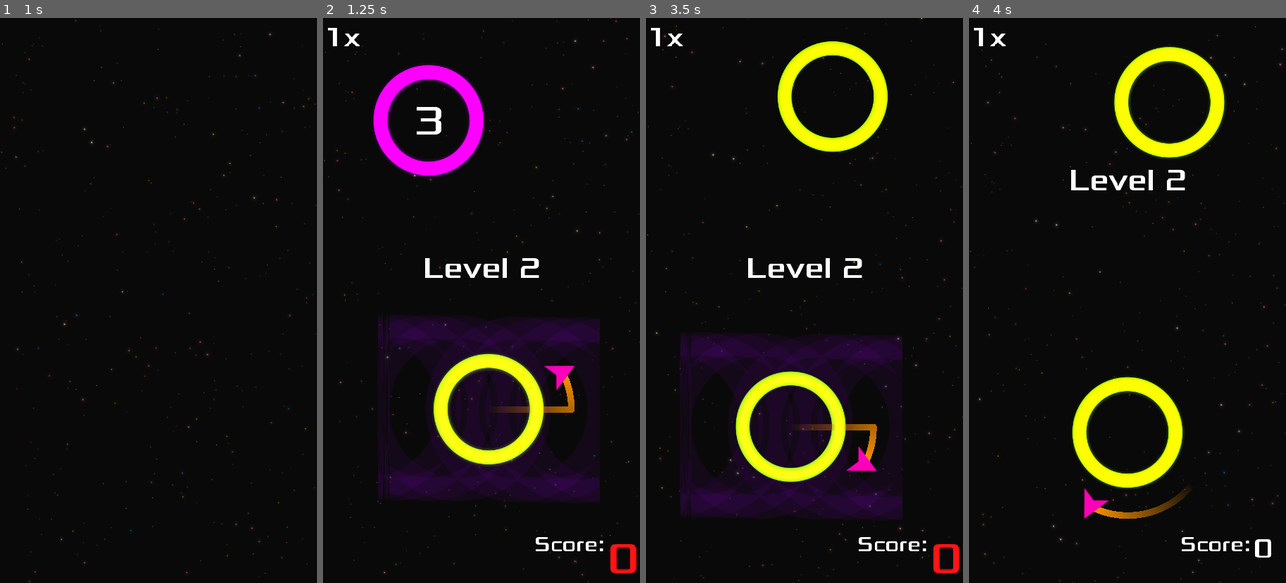
Above: before the commit, frames 1-4 (left to right).
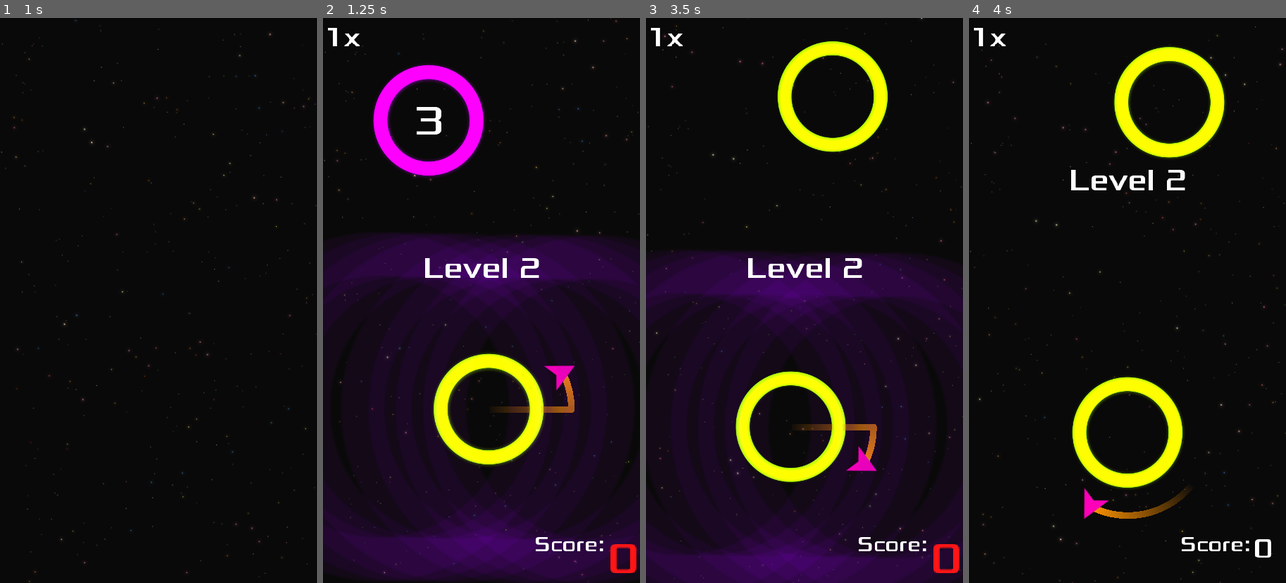
Above: after the commit, the same moments.

Repository: iustin-nita/Godot-Mobile-Game
Game: Godot game, scene res://Main.tscn
The game is run twice, just before and just after one commit, with the same random seed, the same clock (stepped at 60 frames per second) and the same inputs.
Inputs (mouse positions are in pixels of both pictures, inside the frame that each line leads up to):
- Up to frame 1 (1 s): click (107, 283) at 0.5 s
- Up to frame 2 (1.25 s): no input
- Up to frame 3 (3.5 s): move the mouse to (874, 272) at 1.27 s; hold Right (ui_right) 1.28-2.03 s; click (874, 272) at 1.42 s; move the mouse to (741, 328) at 2.02 s; hold Down (ui_down) 2.03-2.75 s; click (855, 554) at 2.75 s
- Up to frame 4 (4 s): move the mouse to (1159, 176) at 3.52 s; hold Right (ui_right) from 3.53 s (still down)

Frame 1 is identical in both runs. In frame 2, 30% of the frame differs, in the area x 0-100%, y 38-100%; in frame 3, 28%; in frame 4, nothing differs.

Commit message:
tweak blur

Diff:
--- a/objects/Circle.tscn
+++ b/objects/Circle.tscn
@@ -38,7 +38,7 @@
 shader_param/color = Color( 0.454902, 0, 0.721569, 1 )
 shader_param/angle_degrees = 0.848
 shader_param/Samples = 8
-shader_param/strength = 1.0
+shader_param/strength = 0.1461
 shader_param/noise = ExtResource( 2 )
 
 [sub_resource type="CircleShape2D" id=4]
@@ -53,10 +53,10 @@
 tracks/0/imported = false
 tracks/0/enabled = true
 tracks/0/keys = {
-"times": PoolRealArray( 0, 0.3, 0.5 ),
-"transitions": PoolRealArray( 4.14106, 4.14106, 1 ),
-"update": 0,
-"values": [ Vector2( 1, 1 ), Vector2( 1.6, 1.6 ), Vector2( 0, 0 ) ]
+"times": PoolRealArray( 0, 0.5 ),
+"transitions": PoolRealArray( 4.14106, 1 ),
+"update": 0,
+"values": [ Vector2( 2, 2 ), Vector2( 0, 0 ) ]
 }
 tracks/1/type = "value"
 tracks/1/path = NodePath("SpriteEffect:modulate")
@@ -68,7 +68,7 @@
 "times": PoolRealArray( 0, 0.5 ),
 "transitions": PoolRealArray( 1, 1 ),
 "update": 0,
-"values": [ Color( 1, 1, 1, 1 ), Color( 1, 1, 1, 0 ) ]
+"values": [ Color( 1, 1, 1, 0.917647 ), Color( 1, 1, 1, 0 ) ]
 }
 tracks/2/type = "value"
 tracks/2/path = NodePath("SpriteEffect:visible")
@@ -89,10 +89,10 @@
 tracks/3/imported = false
 tracks/3/enabled = true
 tracks/3/keys = {
-"times": PoolRealArray( 0, 0.1, 0.3, 0.5 ),
-"transitions": PoolRealArray( 1, 12.1257, 12.1257, 12.1257 ),
-"update": 0,
-"values": [ 0.0, 1.0, 0.5, 1.0 ]
+"times": PoolRealArray( 0, 0.2, 0.4, 0.5 ),
+"transitions": PoolRealArray( 0.196146, 0.0398301, 0.840896, 12.1257 ),
+"update": 0,
+"values": [ 0.4156, 0.6962, 0.4102, 0.1461 ]
 }
 
 [sub_resource type="Animation" id=6]
